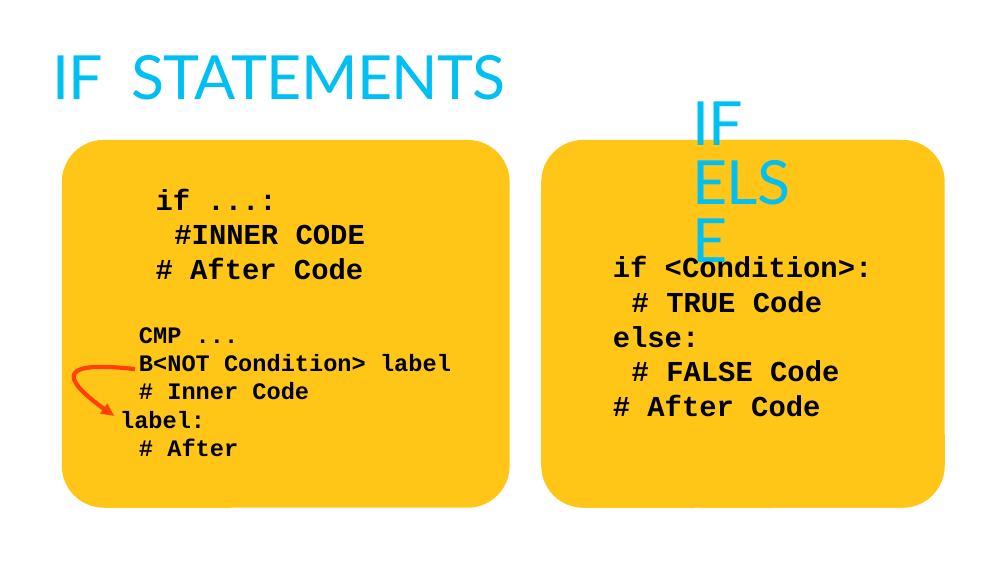
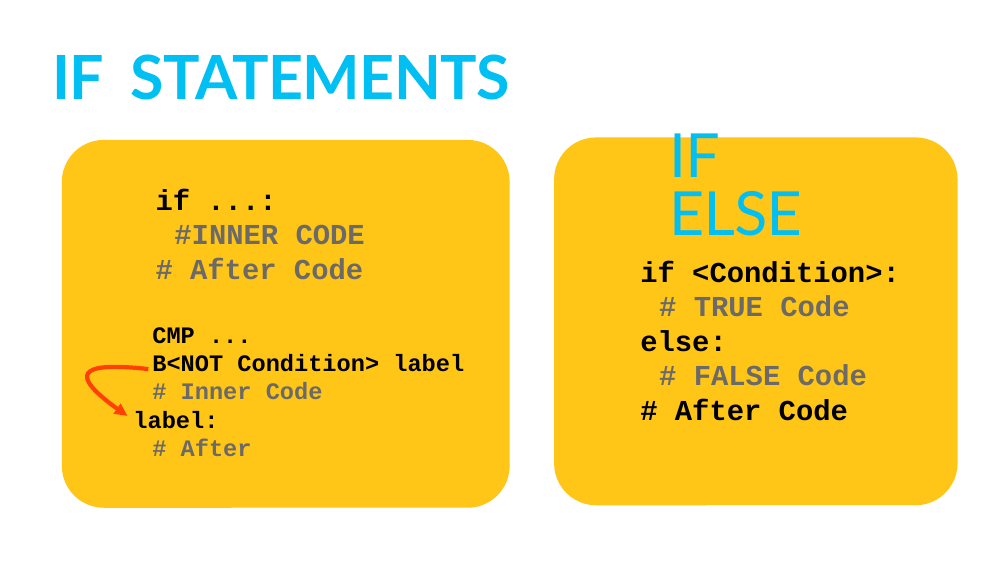
Before and after one commit to TommyWoodley/teaching, a slide deck: slide 5 of 13B/Assembly/Assembly Language.pptx. Drawn at 1008x567 pixels with LibreOffice and Linux fonts; fonts in the diff are those of the drawing. Boxes give left, top, right and bottom in pixels: in the first picture for what was removed or moved away, otherwise in the second. Text is boxed around its words. In the diff, an @@ line names an element or a change of style, - is before the commit and + after.

```diff
--- a/13B/Assembly/Assembly Language.pptx
+++ b/13B/Assembly/Assembly Language.pptx
@@ title "IF STATEMENTS" at (53,54,510,100): bold on @@
@@ rounded rectangle: place and size @@
-rounded rectangle at (541,140,945,508)
+rounded rectangle at (554,138,957,505)
@@ rounded rectangle removed at (661,140,940,508) @@
@@ text "IF ELSE" rewrapped from (692,101,743,156) to (669,124,802,236) @@
@@ text at (174,224,365,279): text colour #000000 to #6C6969 in "#INNER CODE", "# After Code" @@
@@ text "if <Condition>:": place and size @@
-text "if <Condition>:" at (613,257,873,417)
+text "if <Condition>:" at (640,261,900,421)
@@ text at (694,296,867,385): text colour #000000 to #6C6969 in "# TRUE Code", "# FALSE Code" @@
@@ text "CMP ...": place and size @@
-text "CMP ..." at (120,327,451,457)
+text "CMP ..." at (133,327,464,456)
@@ freeform shape: place and size @@
-freeform shape at (75,367,135,416)
+freeform shape at (88,367,149,416)
@@ text at (181,382,323,456): text colour #000000 to #6C6969 in "# Inner Code", "# After" @@
```
Also in this commit, not shown: 8 other slides changed, 1 other file.
